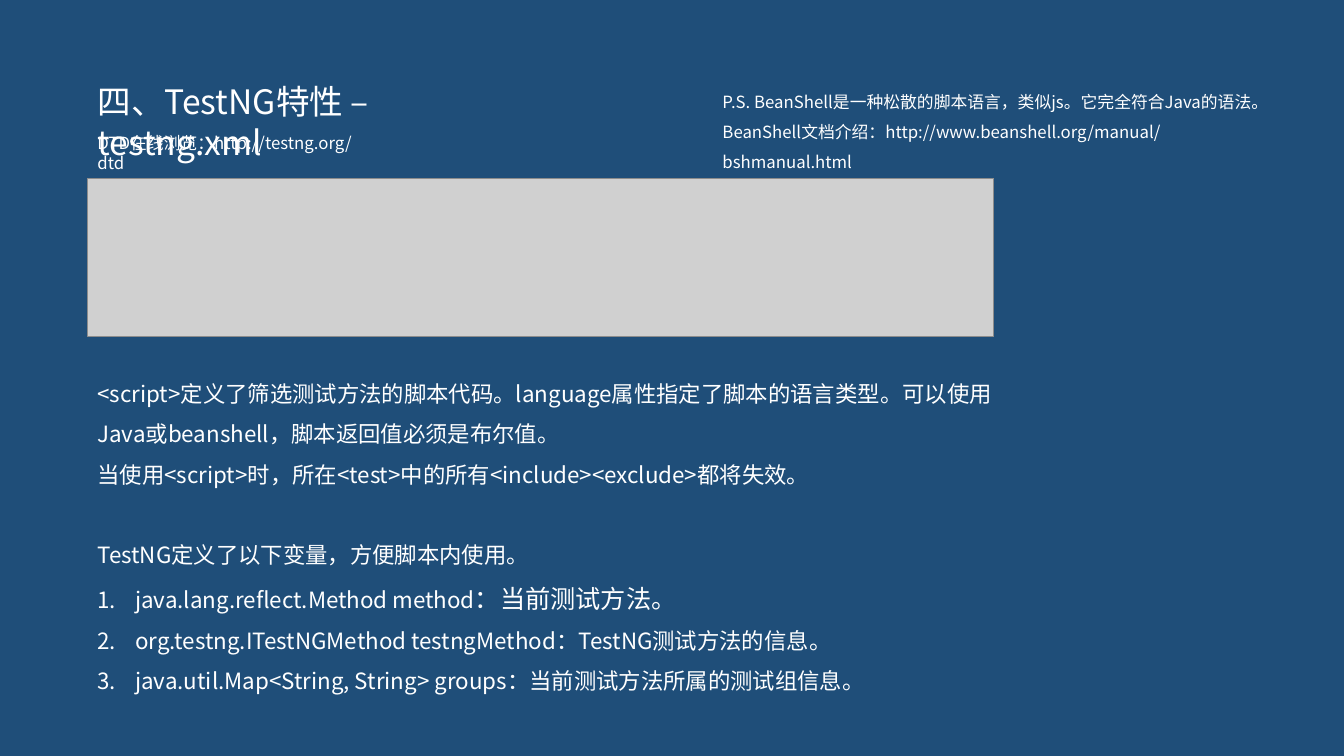
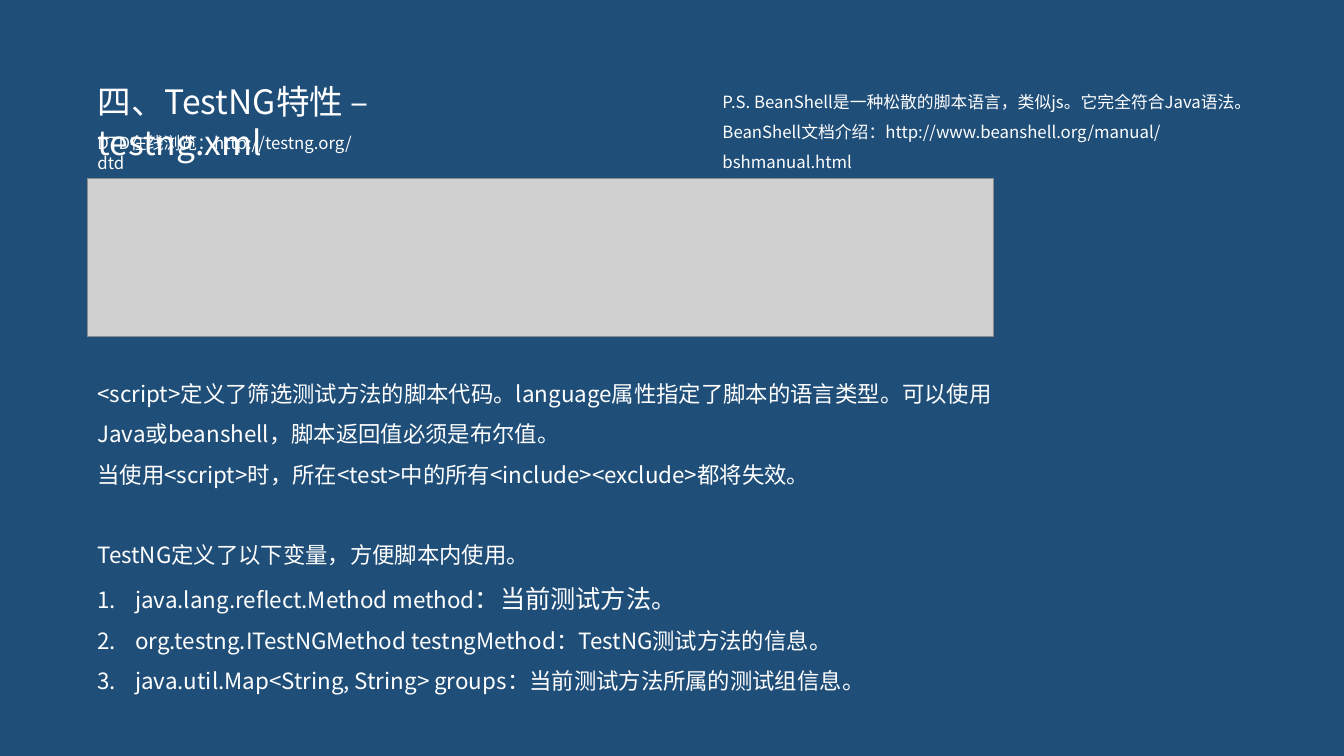
Before and after one commit to pertrichor/hello-testng, a slide deck: slide 17 of demo-server/doc/testNG介绍.pptx (slide 20 before the commit). Drawn at 1344x756 pixels with LibreOffice and Linux fonts; fonts in the diff are those of the drawing; grey boxes stand for pictures. Boxes give left, top, right and bottom in pixels: in the first picture for what was removed or moved away, otherwise in the second. Text is boxed around its words. In the diff, an @@ line names an element or a change of style, - is before the commit and + after.

```diff
--- a/demo-server/doc/testNG介绍.pptx
+++ b/demo-server/doc/testNG介绍.pptx
@@ text at [722,94,1251,112]: text changed @@
-P.S. BeanShell是一种松散的脚本语言，类似js。它完全符合Java的语法。
+P.S. BeanShell是一种松散的脚本语言，类似js。它完全符合Java语法。
```
Also in this commit, not shown: 8 other slides changed, 40 slides added, 28 other files.
